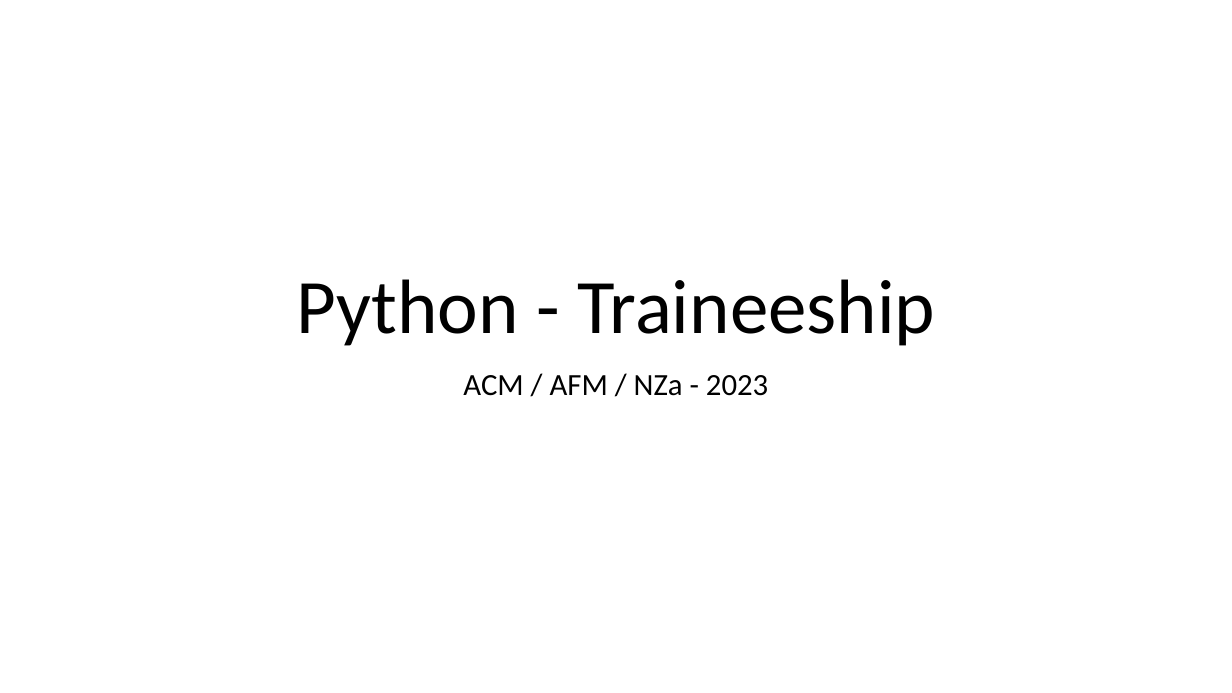
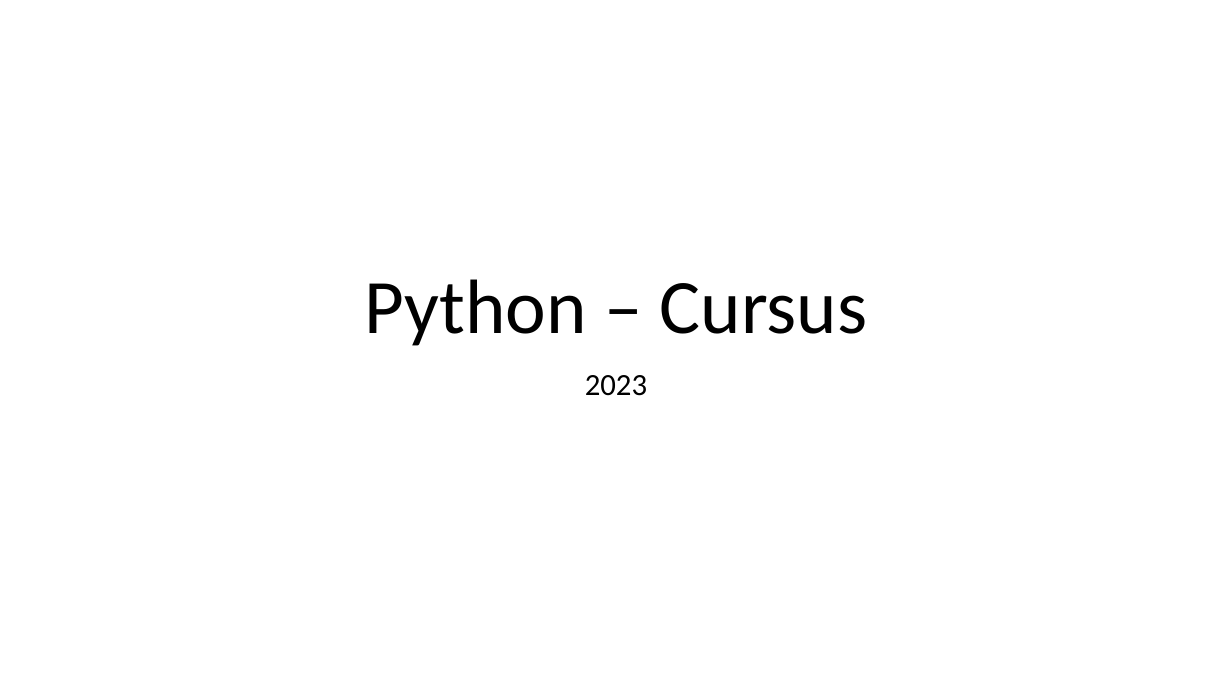
Before and after one commit to LFKoning/knowledge-sharing, a slide deck: slide 1 of python_trainees/3_pandas_plotting/python_traineeship_3.pptx. Drawn at 1232x693 pixels with LibreOffice and Linux fonts; fonts in the diff are those of the drawing. Boxes give left, top, right and bottom in pixels: in the first picture for what was removed or moved away, otherwise in the second. Text is boxed around its words. In the diff, an @@ line names an element or a change of style, - is before the commit and + after.

Commit message:
Refresh Python trainees part 3

```diff
--- a/python_trainees/3_pandas_plotting/python_traineeship_3.pptx
+++ b/python_trainees/3_pandas_plotting/python_traineeship_3.pptx
@@ title at [364,279,868,346]: text changed @@
-Python - Traineeship
+Python – Cursus
@@ subtitle at [585,375,647,396]: text changed @@
-ACM / AFM / NZa - 2023
+2023
```
Also in this commit, not shown: 9 other slides changed, 2 other files.
